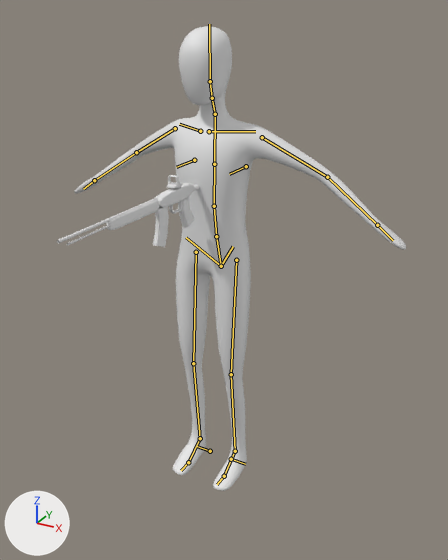
Renders of the Blender file assets/person.blend from each side of a commit.
Before and after are seen from a 50 mm lens placed at (1.21, -2.12, 2.03), pointed at (0.09, -0.08, 1.01). Arrows for +X, +Y and +Z are at lower left; the lights stay in place. The bones that bend it are drawn over the model as lines.
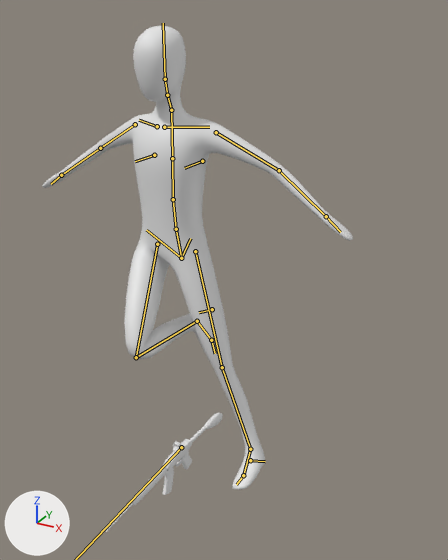
The newer file adds an action. The first version stands in its rest pose; the second is drawn at frame 0 of the action '3d move left'.

Changed parts and their boxes (x1, y1, x2, y2) in the pictures (448 x 560 px):
'Plane', posed (6% narrower): before (74, 26, 406, 491); after (42, 26, 353, 490)
'gun.001', now drawn: after (100, 412, 223, 534)
'Plane.002', no longer drawn: before (107, 183, 194, 230)
'Plane.004', no longer drawn: before (153, 206, 169, 247)
'Plane.005', no longer drawn: before (57, 198, 158, 245)
'Plane.001', no longer drawn: before (169, 197, 194, 228)
'Plane.006', no longer drawn: before (167, 175, 182, 189)
'Plane.003', no longer drawn: before (193, 185, 200, 191)
bone 'spine', root to tip: before (221, 266) to (216, 236); after (181, 258) to (176, 229)
bone 'thigh.L', root to tip: before (236, 260) to (231, 374); after (195, 251) to (222, 367)
bone 'thigh.R', root to tip: before (196, 252) to (193, 363); after (157, 244) to (136, 357)
bone 'shin.R', root to tip: before (193, 363) to (200, 438); after (136, 357) to (197, 321)

Patch to the scene script:
```diff
--- a/assets/person.blend.py
+++ b/assets/person.blend.py
@@ bone_spine @@
 bone_spine = bpy.data.objects['metarig'].pose.bones['spine']
-bone_spine.location = (0.0, 0.0, 0.0)
+bone_spine.location = (-0.2, 0.0, 0.0)
@@ bone_thigh_l @@
 bone_thigh_l = bpy.data.objects['metarig'].pose.bones['thigh.L']  # child of 'spine'
-bone_thigh_l.rotation_quaternion = (1.0, 0.0, 0.0, 0.0)  # degrees (0, 0, 0)
+bone_thigh_l.rotation_quaternion = (0.99, 0.0, 0.011, -0.143)  # degrees (0, 1, -16)
@@ bone_thigh_r @@
 bone_thigh_r = bpy.data.objects['metarig'].pose.bones['thigh.R']  # child of 'spine'
-bone_thigh_r.rotation_quaternion = (1.0, 0.0, 0.0, 0.0)  # degrees (0, 0, 0)
+bone_thigh_r.rotation_quaternion = (0.912, -0.356, 0.088, -0.183)  # degrees (-43, 2, -23)
@@ bone_shin_r @@
 bone_shin_r = bpy.data.objects['metarig'].pose.bones['shin.R']  # child of 'thigh.R'
-bone_shin_r.rotation_quaternion = (1.0, 0.0, 0.0, 0.0)  # degrees (0, 0, 0)
+bone_shin_r.rotation_quaternion = (0.485, 0.875, 0.0, 0.0)  # degrees (122, 0, 0)
```
